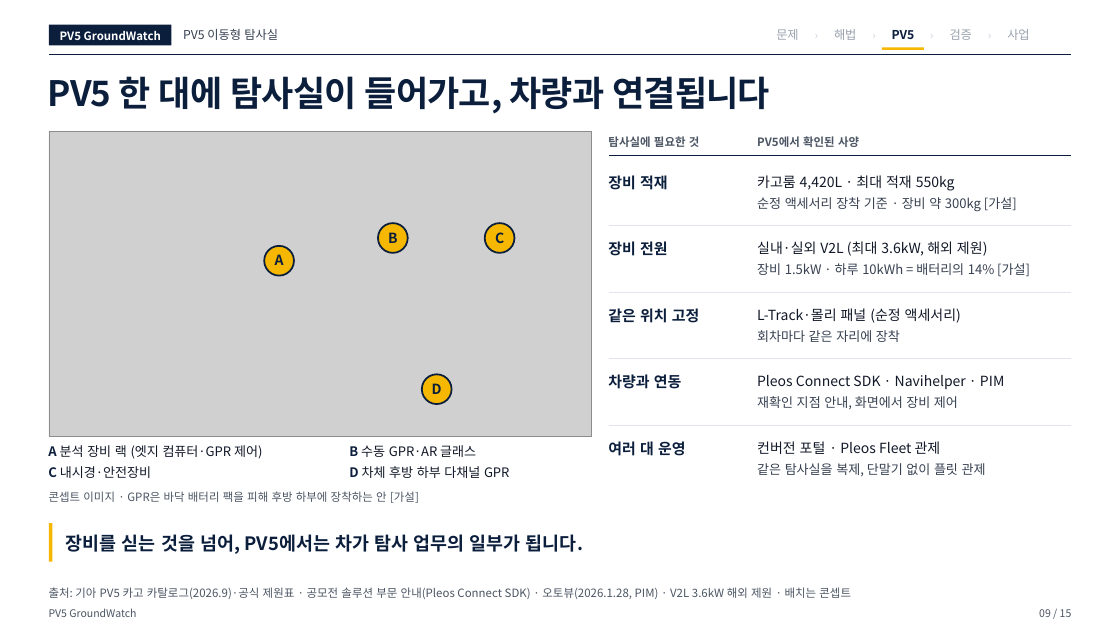
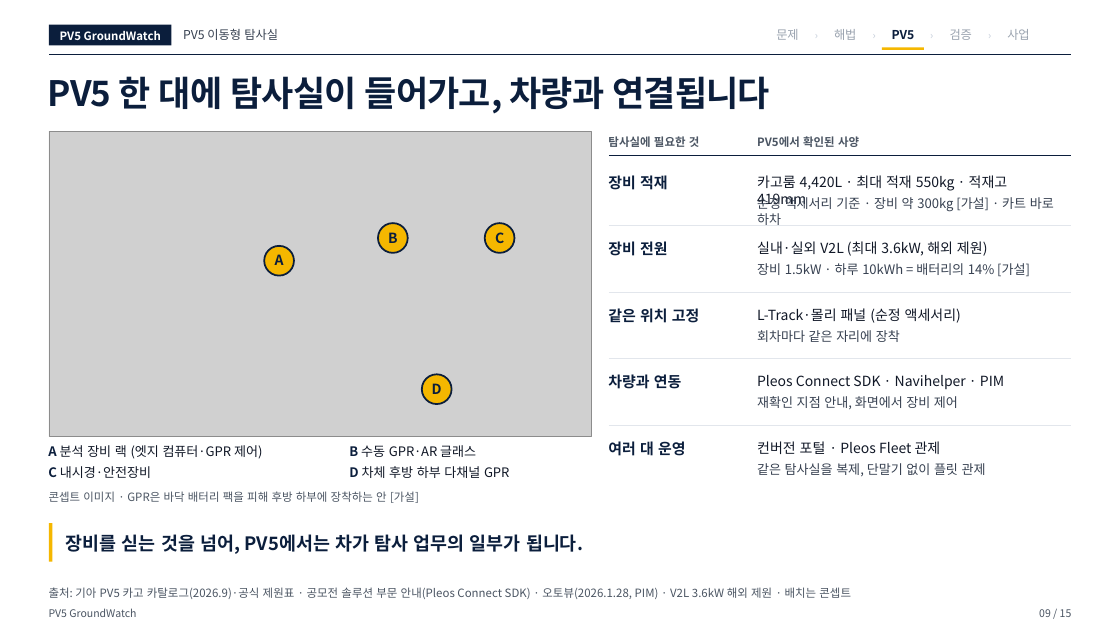
Before and after one commit to woojin-choe/pv5-hose-lab, a slide deck: slide 9 of ppt_all/PV5_GroundWatch_10_23.pptx. Drawn at 1120x630 pixels with LibreOffice and Linux fonts; fonts in the diff are those of the drawing; grey boxes stand for pictures. Boxes give left, top, right and bottom in pixels: in the first picture for what was removed or moved away, otherwise in the second. Text is boxed around its words. In the diff, an @@ line names an element or a change of style, - is before the commit and + after.

```diff
--- a/ppt_all/PV5_GroundWatch_10_23.pptx
+++ b/ppt_all/PV5_GroundWatch_10_23.pptx
@@ text at (x1=757, y1=175, x2=1008, y2=208): text changed @@
-카고룸 4,420L · 최대 적재 550kg
+카고룸 4,420L · 최대 적재 550kg · 적재고 419mm
@@ text at (x1=757, y1=194, x2=1054, y2=225): text changed @@
-순정 액세서리 장착 기준 · 장비 약 300kg [가설]
+순정 액세서리 기준 · 장비 약 300kg [가설] · 카트 바로 하차
```
Also in this commit, not shown: 10 other slides changed, 21 other files.
